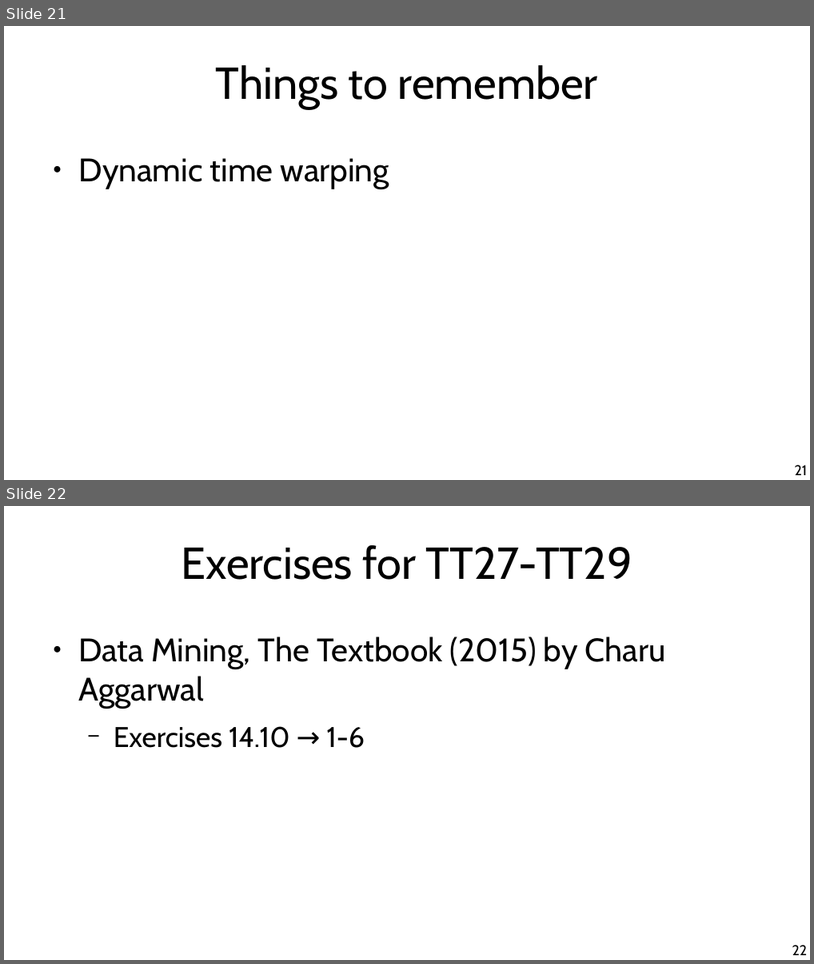
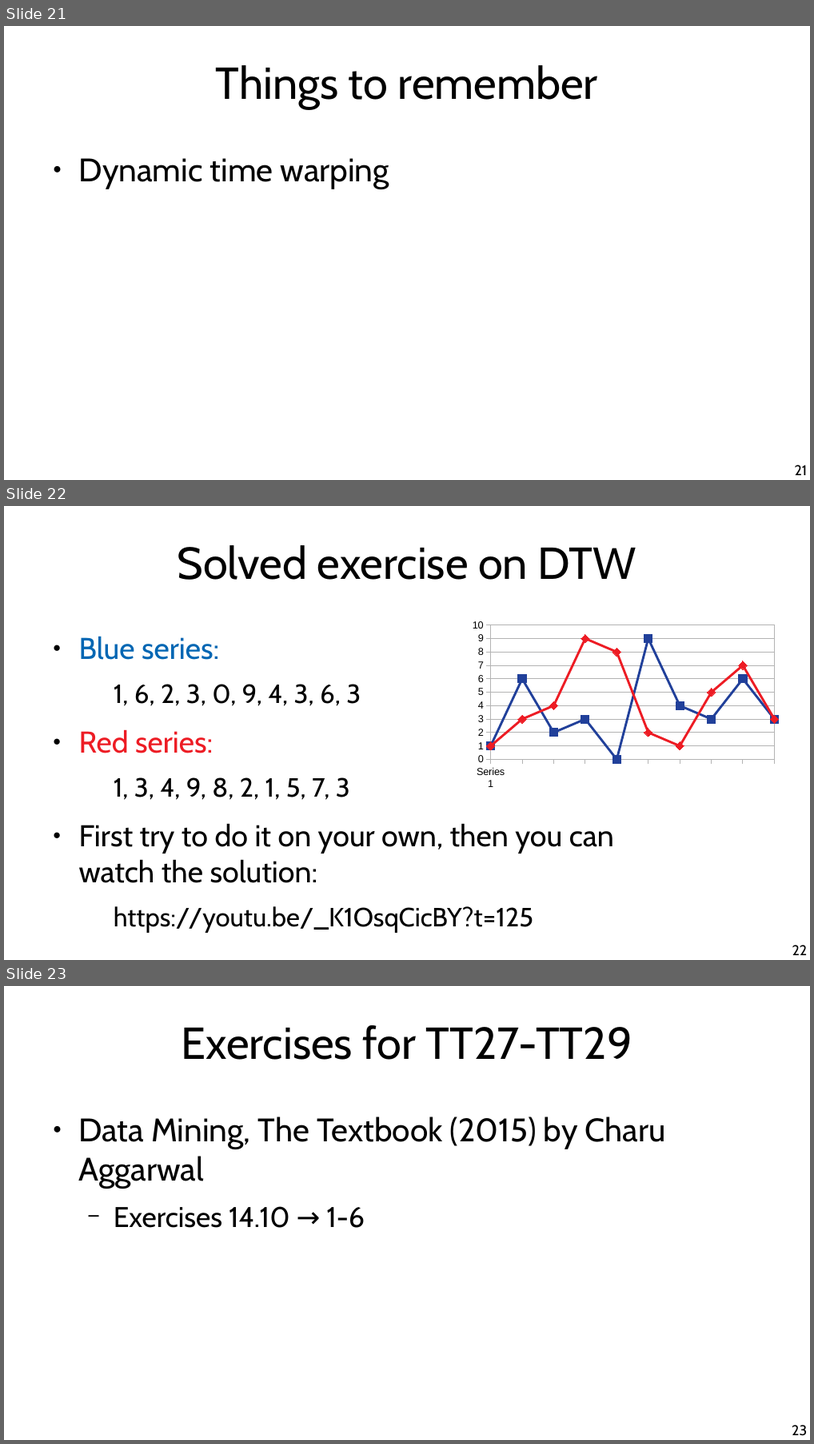
Before and after one commit to chatox/data-mining-course, a slide deck: theory/tt28_time_series_similarity.odp. Shown one above the other, each under a label of ours: slides 21 and 22 before the commit, slides 21, 22 and 23 after it. The pictures are 814x964 and 814x1444 pixels, drawn with LibreOffice and Linux fonts; fonts in the diff are those of the drawing. Boxes give left, top, right and bottom in pixels: in the first picture for what was removed or moved away, otherwise in the second. Text is boxed around its words. In the diff, an @@ line names an element or a change of style, - is before the commit and + after.

```diff
--- a/theory/tt28_time_series_similarity.odp
+++ b/theory/tt28_time_series_similarity.odp
@@ slide 22 added at <box>4,506,810,960</box>, background #FFFFFF @@
@@ title added at <box>178,545,637,580</box>, 44 pt, text #000000 @@
+Solved exercise on DTW
@@ line chart added at <box>466,616,781,793</box> @@
+categories: , , , , , , , , , 
+Series 1: 1, 6, 2, 3, 0, 9, 4, 3, 6, 3
+Series 2: 1, 3, 4, 9, 8, 2, 1, 5, 7, 3
@@ text added at <box>79,636,614,932</box>, 29.6 pt, text #000000 @@
+● Blue series:
+  1, 6, 2, 3, 0, 9, 4, 3, 6, 3
+● Red series:
+  1, 3, 4, 9, 8, 2, 1, 5, 7, 3
+● First try to do it on your own, then you can watch the solution:
+  https://youtu.be/_K1OsqCicBY?t=125
@@ page number added at <box>793,944,808,955</box>, 14 pt, text #000000 @@
+22
@@ what was slide 22 is now slide 23 @@
@@ page number at <box>792,1424,807,1436</box>: text changed @@
-22
+23
```
Also in this commit, not shown: 2 slides changed, 1 other slide added, 1 slide removed, 3 other files.
